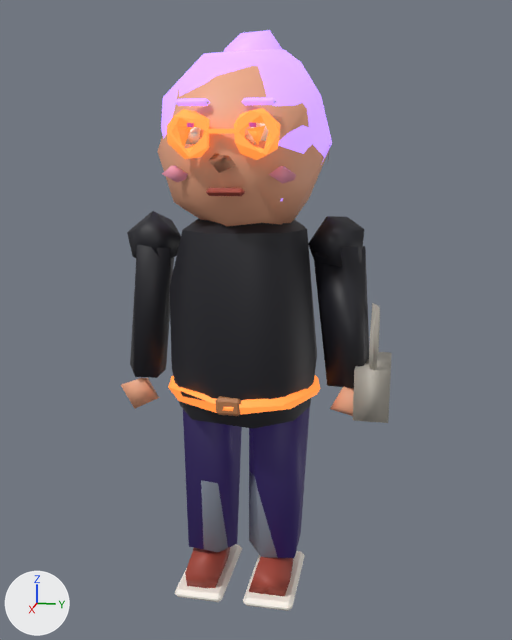
An edit to the glTF model public/models/lod2/ped_granny.glb, drawn before and after from the same camera.
Rendered twice from a 50 mm camera at (1.413, 0.307, 0.94) aimed at (-0.005, 0.023, 0.586). The axes (+X, +Y, +Z) are drawn at lower left. The lights are the same throughout. The first picture is the older version. Where no turn or scale is listed for an object, it has been applied to the vertices. Vertices at exactly the same position are counted once.

Names of what the first picture shows: 'ped_granny'.
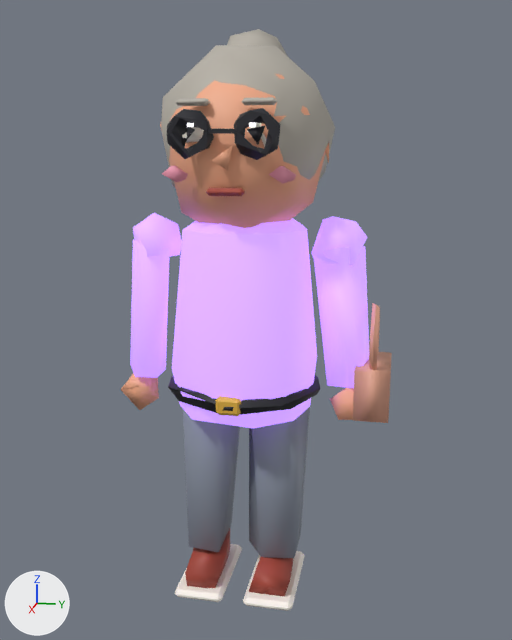
Where the newer file only moved an object's origin or applied its transform, the numbers keep the older frame.

What changed in the scene script:
```text
Change me_ped_granny_002:
    used by ob_ped_granny; location = (-0.001, 0.018, 0.583)
    remove me_ped_granny_002.from_pydata(...)  # 567 vertices, 1004 faces; spans x -0.191..0.191, y -0.287..0.287, z -0.583..0.583
    add me_ped_granny_002.from_pydata(...)  # 569 vertices, 1003 faces; spans x -0.195..0.191, y -0.294..0.287, z -0.583..0.59
    me_ped_granny_002 part 1: the loose piece of 5 vertices spanning x 0.111..0.172, y -0.111..-0.06, z 0.344..0.405 is rebuilt with 6 vertices and now spans x 0.118..0.172, y -0.102..-0.048, z 0.355..0.405
    me_ped_granny_002 part 2: the loose piece of 4 vertices spanning x 0.15..0.174, y -0.045..0.005, z 0.311..0.358 is rebuilt with 4 vertices and now spans x 0.139..0.187, y -0.036..-0.001, z 0.315..0.358
    me_ped_granny_002 part 3
    88 vertices are removed from x -0.181..0.173, y -0.287..0.224, z -0.522..0.583
    236 faces are deleted
    9 vertices move from x -0.119..0.036, y -0.263..0.111, z 0.124..0.497 to x -0.072..0.093, y -0.263..0.137, z 0.152..0.305
    87 vertices are added at x -0.195..0.182, y -0.294..0.23, z -0.206..0.59
    229 new faces join them
    me_ped_granny_002 part 4
    6 vertices are removed from x -0.023..0.055, y 0.167..0.248, z -0.194..-0.117
    10 faces are deleted
    8 vertices are added at x -0.019..0.046, y 0.165..0.25, z -0.198..-0.114
    14 new faces join them
    me_ped_granny_002 part 5: 749 kept faces spanning x -0.164..0.191, y -0.285..0.287, z -0.583..0.543 get new texture (UV) coordinates
```

Location of each change, (x1, y1, x2, y2) in pixels of the pictures (512 x 640 px; the box of a moved part takes in the faces that stretch with it):
'ped_granny', reshaped: before (121, 30, 392, 611); after (120, 29, 392, 611)
part 1 of me_ped_granny_002, rebuilt: before (186, 127, 201, 144); after (182, 127, 204, 143)
part 2 of me_ped_granny_002, rebuilt: before (209, 153, 236, 173); after (211, 145, 233, 170)
part 3 of me_ped_granny_002, moved or reshaped: before (121, 30, 364, 552); after (120, 29, 367, 551)
part 4 of me_ped_granny_002, moved or reshaped: before (330, 386, 354, 416); after (330, 388, 354, 420)
part 5 of me_ped_granny_002, surface changed (black to purple): (135, 97, 392, 589) in both
